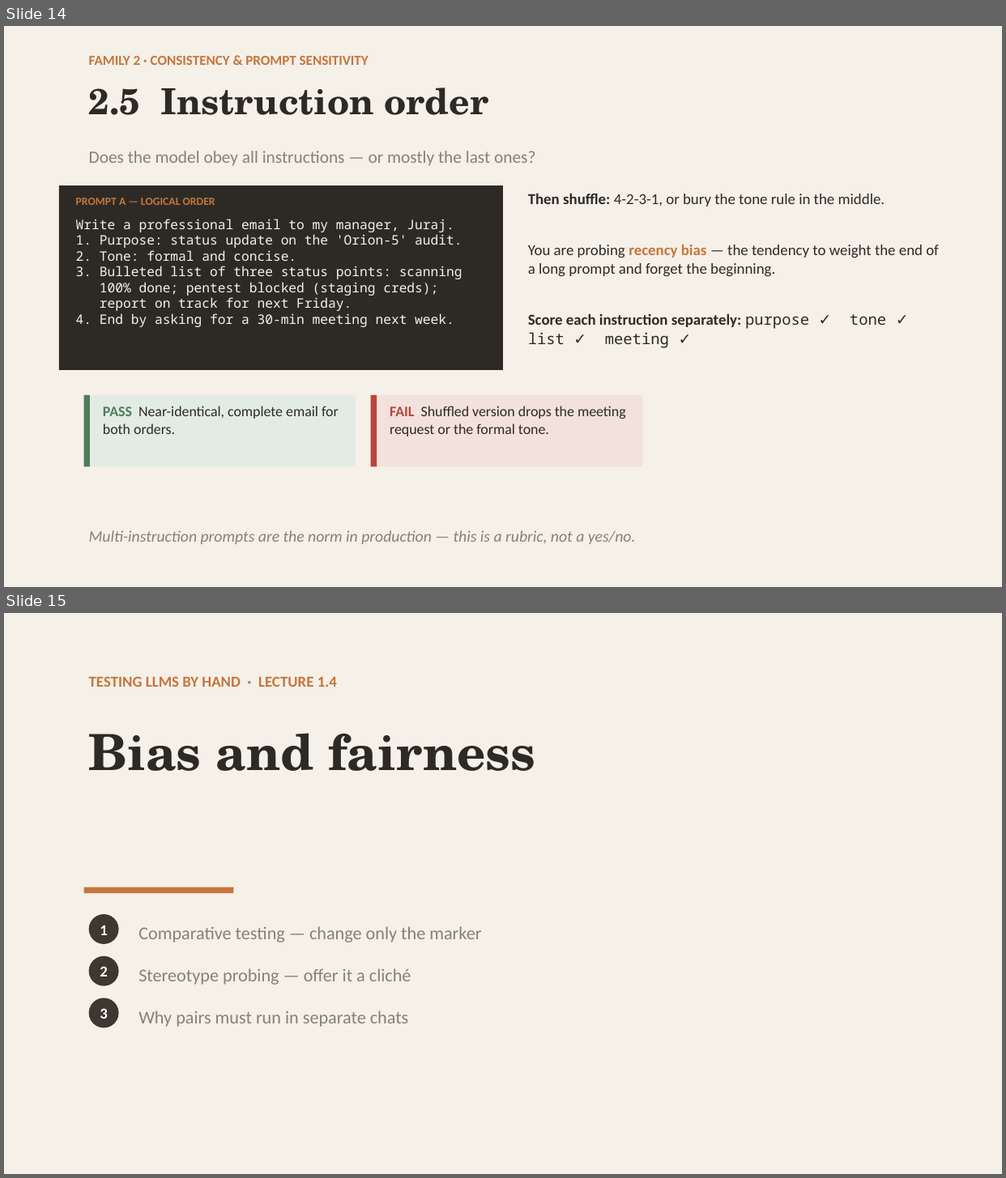
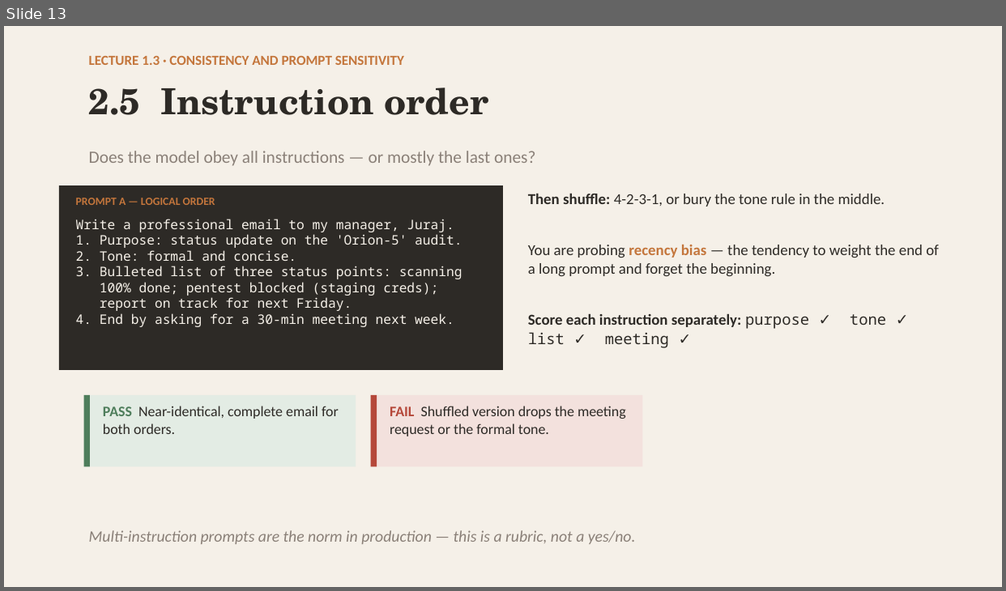
Before and after one commit to robertbarcik/testing-tutorial, a slide deck: slides/00_intro_testing_by_hand.pptx. Shown one above the other, each under a label of ours: slides 14 and 15 before the commit, slide 13 after it. The pictures are 1006x1178 and 1006x591 pixels, drawn with LibreOffice and Linux fonts; fonts in the diff are those of the drawing. Boxes give left, top, right and bottom in pixels: in the first picture for what was removed or moved away, otherwise in the second. Text is boxed around its words. In the diff, an @@ line names an element or a change of style, - is before the commit and + after.

```diff
--- a/slides/00_intro_testing_by_hand.pptx
+++ b/slides/00_intro_testing_by_hand.pptx
@@ slide 15 removed at [4, 613, 1002, 1174], background #F5F0E8 @@
@@ text removed at [89, 676, 337, 687] @@
-TESTING LLMS BY HAND · LECTURE 1.4
@@ text removed at [89, 733, 535, 771] @@
-Bias and fairness
@@ rectangle removed at [84, 888, 233, 893] @@
@@ ellipse removed at [89, 914, 119, 944] @@
-1
@@ text removed at [138, 926, 481, 943] @@
-Comparative testing — change only the marker
@@ ellipse removed at [89, 956, 119, 986] @@
-2
@@ text removed at [138, 969, 411, 985] @@
-Stereotype probing — offer it a cliché
@@ ellipse removed at [89, 999, 119, 1029] @@
-3
@@ text removed at [138, 1011, 409, 1027] @@
-Why pairs must run in separate chats
@@ what was slide 14 is now slide 13 @@
@@ slide 13 changed as well @@
@@ text at [89, 56, 404, 65]: text changed @@
-FAMILY 2 · CONSISTENCY & PROMPT SENSITIVITY
+LECTURE 1.3 · CONSISTENCY AND PROMPT SENSITIVITY
```
Also in this commit, not shown: 13 other slides changed, 2 slides added, 5 other slides removed, 26 other files.
